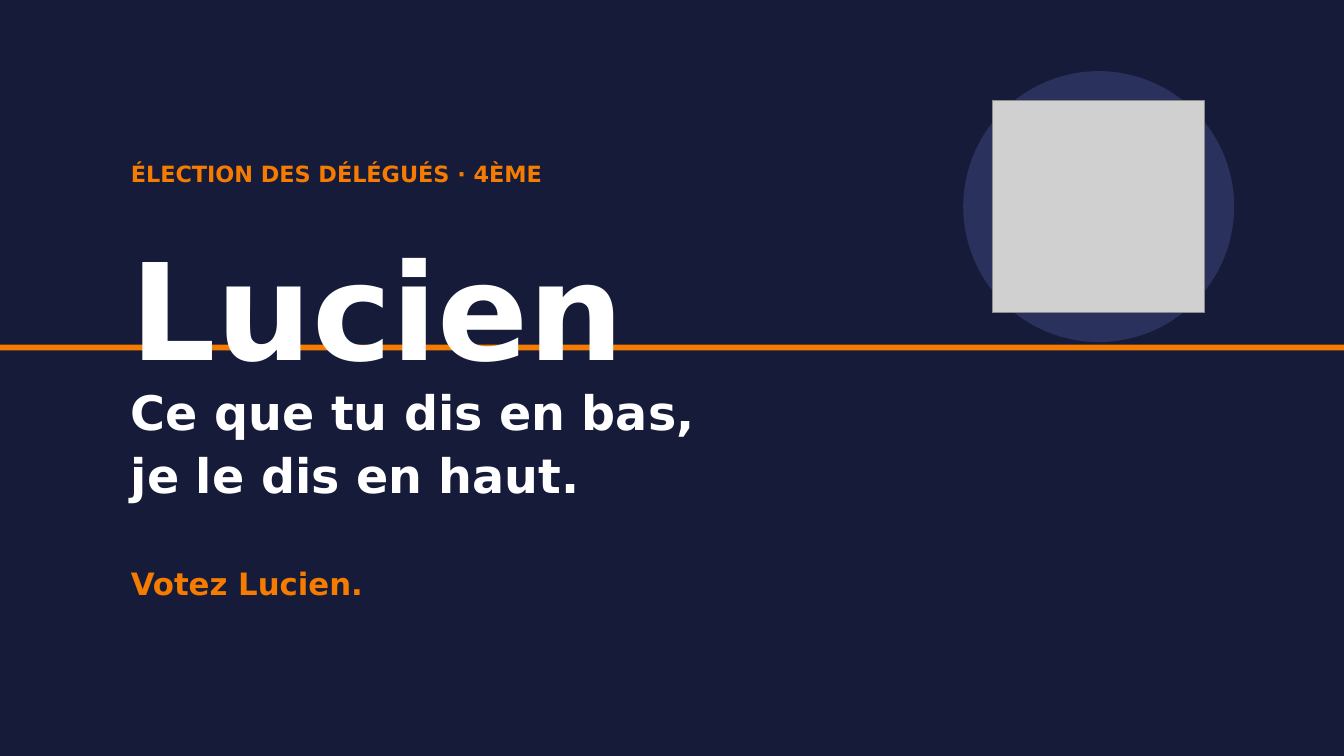
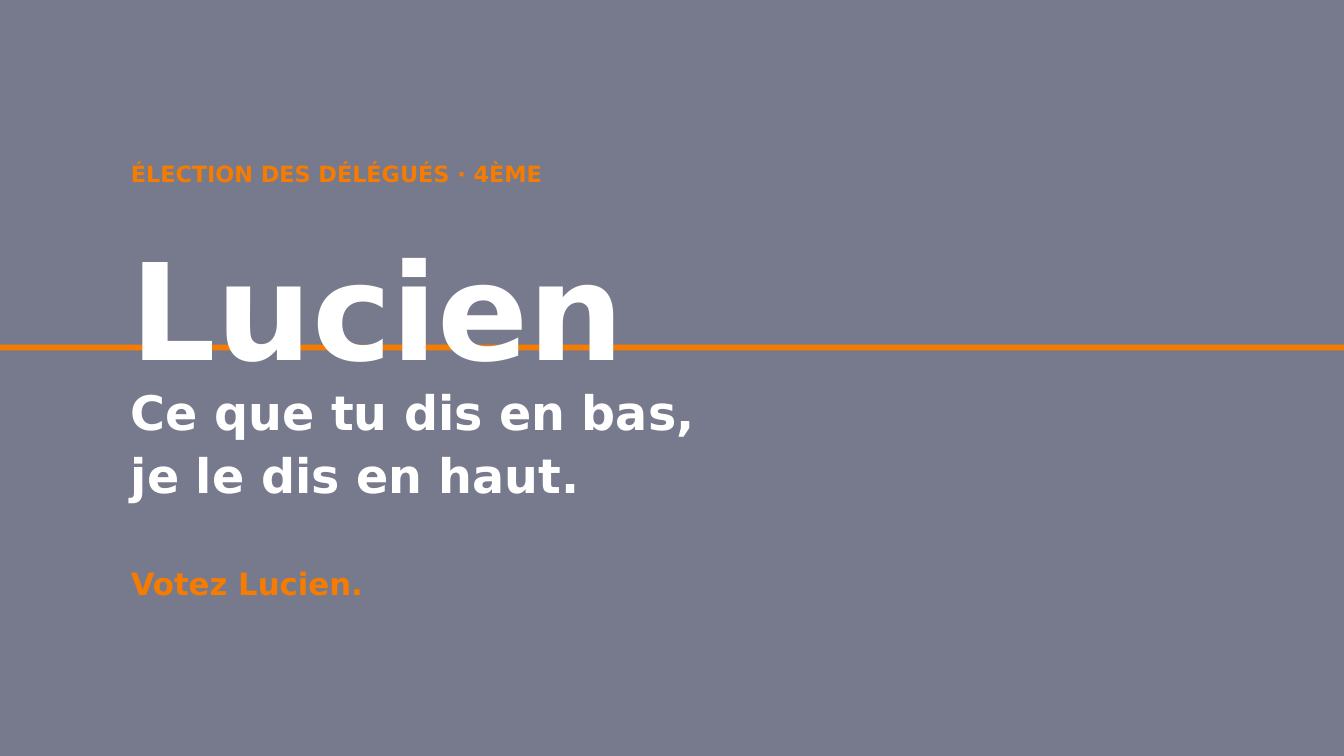
Before and after one commit to lucien-cmd/perso, a slide deck: slide 1 of campagne-delegue-lucien.pptx. Drawn at 1344x756 pixels with LibreOffice and Linux fonts; fonts in the diff are those of the drawing; grey boxes stand for pictures; background and template pictures are left out. Boxes give left, top, right and bottom in pixels: in the first picture for what was removed or moved away, otherwise in the second. Text is boxed around its words. In the diff, an @@ line names an element or a change of style, - is before the commit and + after.

```diff
--- a/campagne-delegue-lucien.pptx
+++ b/campagne-delegue-lucien.pptx
@@ rectangle at (0, 0, 1344, 756): fill #161B3A to #161B3A at 58% opacity @@
@@ ellipse removed at (964, 72, 1235, 343) @@
@@ picture removed at (993, 101, 1205, 313) @@
```
Also in this commit, not shown: 7 other slides changed, 1 other file.
